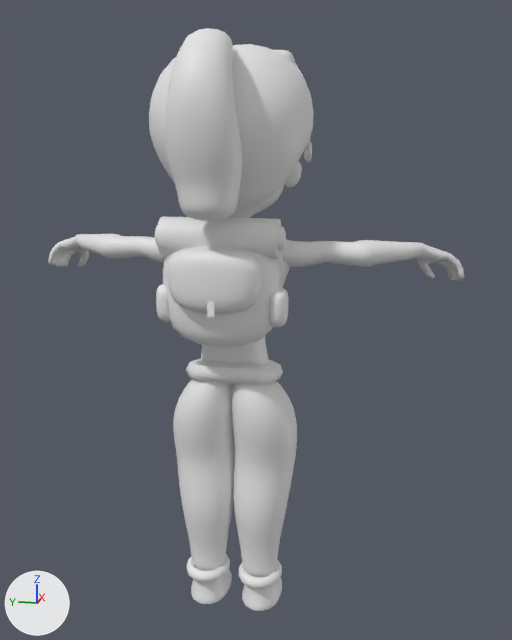
Two versions of the FBX model Assets/WIP/Models/Characters/Abigail/Abigail(Re).fbx, one commit apart.
The view is the same before and after, from a camera (50 mm lens) standing at (-21.64, -4.96, 14.79) and looking at (-0.7, -0.77, 9.56). Arrows for +X, +Y and +Z are at lower left; the lights stay in place. Where no turn or scale is listed for an object, it has been applied to the vertices.

In view in the first picture: 'Bag(Abi)', 'Belt(aBI)', 'Hair(Abi)', 'Hair_P(Abi)', 'L_Arm', 'L_Leg(Abi)', 'L_Shoe(Abi)', 'R_Arm', 'R_Leg(Abi)', 'R_Shoe(Abi)', 'Torso(Abi)'.
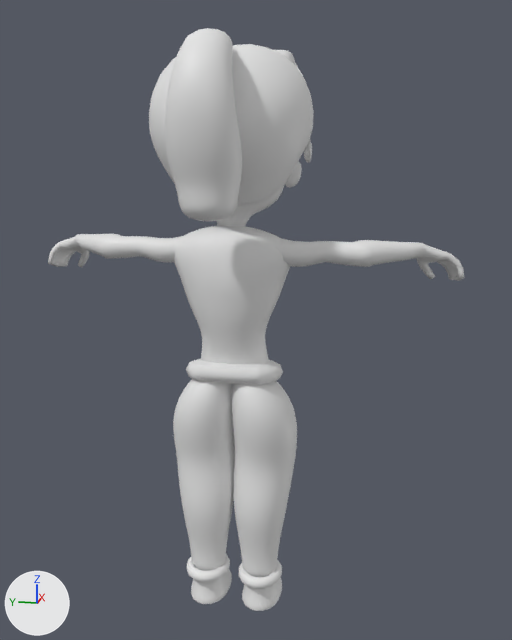
Changed parts and their boxes [x1, y1, x2, y2] in the pictures (512 x 640 px):
'Bag(Abi)', deleted
    before: [155, 216, 289, 347]
'Torso(Abi)', unchanged, uncovered by the edit
    before: [201, 253, 290, 364]
    after: [173, 226, 290, 364]

The change, as a list of edits to the scene's bpy script:
```text
Remove ob_bag_abi:
    ob_bag_abi = bpy.data.objects.new('Bag(Abi)', me_cube_041)
    ob_bag_abi.location = (-2.0, 0.02, 11.77)
```
